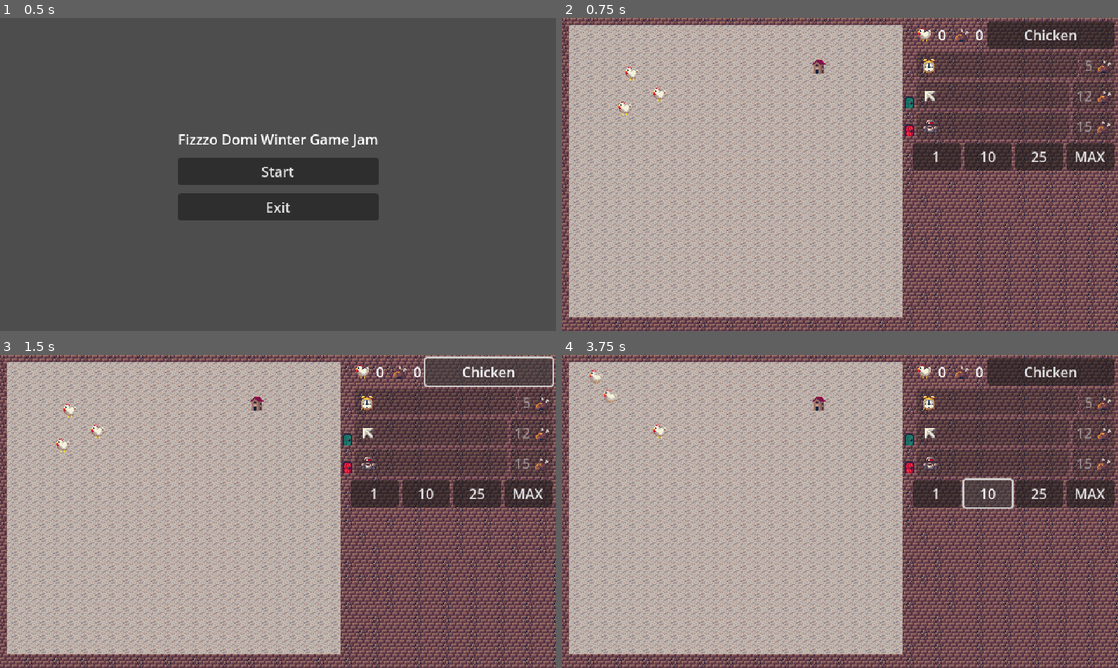
Above: before the commit, frames 1-4 (two rows, left to right).
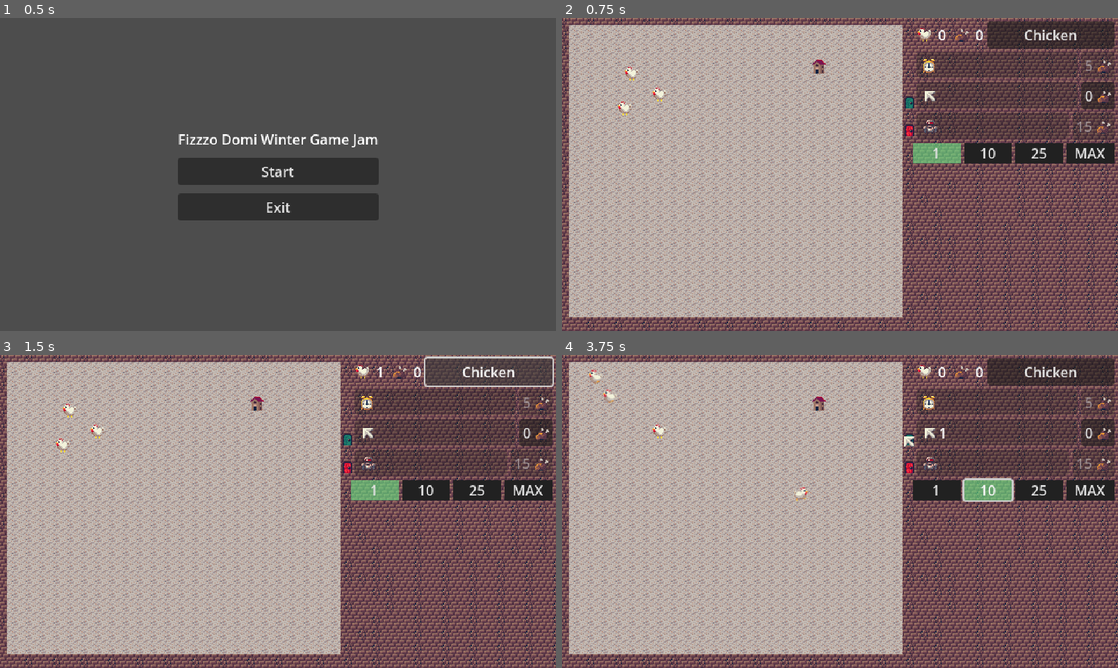
Above: after the commit, the same moments.

Repository: hostdos/WGJ25
Game: Godot game, scene res://scenes/main_menu.tscn
Two runs of this game, one before a commit and one after it. Both use one fixed random seed, a clock stepped at 60 frames per second and the inputs below.
Inputs (mouse positions are in pixels of both pictures, inside the frame that each line leads up to):
- Up to frame 1 (0.5 s): no input
- Up to frame 2 (0.75 s): click "Start" at 0.5 s
- Up to frame 3 (1.5 s): click "Chicken" at 1.25 s
- Up to frame 4 (3.75 s): click "1" at 2 s; click (1095, 433) at 2.75 s, where only the run after the commit has a clickable "0"; click "10" at 3.5 s

Frame 1 is identical in both runs. In frame 2, 3.1% of the frame differs, in the area x 63-100%, y 20-49%; in frame 3, 3.1%; in frame 4, 3.2%, in the area x 41-100%, y 20-50%.
Error before the commit: Parse Error: Identifier "_send_robot" not declared in the current scope. (res://scenes/ui/game_ui.gd:12)

Commit message:
started mouse impl

Diff:
--- /dev/null
+++ b/toy-box-25/scenes/mouse.gd
@@ -0,0 +1 @@
+extends Node2D
--- /dev/null
+++ b/toy-box-25/scenes/mouse.tscn
@@ -0,0 +1,10 @@
+[gd_scene load_steps=3 format=3 uid="uid://cfadbu8mo2qrl"]
+
+[ext_resource type="Texture2D" uid="uid://dyqjeqd4cu3u5" path="res://assets/mouse.png" id="1_5v7j2"]
+[ext_resource type="Script" uid="uid://dqc3uam1hmwsy" path="res://scenes/mouse.gd" id="1_ouscy"]
+
+[node name="Mouse" type="Node2D"]
+script = ExtResource("1_ouscy")
+
+[node name="Sprite2D" type="Sprite2D" parent="."]
+texture = ExtResource("1_5v7j2")
--- /dev/null
+++ b/toy-box-25/scenes/mouse_spawner.gd
@@ -0,0 +1,11 @@
+extends Node
+
+const MOUSE_SCENE = preload("res://scenes/mouse.tscn")
+
+func _ready():
+	GameManager.amount_mice_changed.connect(_spawn_mouse)
+
+func _spawn_mouse(_amount_mice: int):
+	var mouse_scene: Node2D = MOUSE_SCENE.instantiate()
+	mouse_scene.position = Vector2(400, 100)
+	get_tree().current_scene.add_child(mouse_scene)
--- a/toy-box-25/scenes/test_env.tscn
+++ b/toy-box-25/scenes/test_env.tscn
@@ -1,9 +1,10 @@
-[gd_scene load_steps=5 format=4 uid="uid://b67pr70obrbj6"]
+[gd_scene load_steps=6 format=4 uid="uid://b67pr70obrbj6"]
 
 [ext_resource type="TileSet" uid="uid://bn605yer4cb81" path="res://resources/background_tiles.tres" id="1_yl55h"]
 [ext_resource type="PackedScene" uid="uid://dvxf7d48sorna" path="res://scenes/base_chicken.tscn" id="2_kyn1l"]
 [ext_resource type="PackedScene" uid="uid://ds6fi3awl6dqd" path="res://scenes/ChickenCoop.tscn" id="3_po6i2"]
-[ext_resource type="PackedScene" uid="uid://fea272adtggh" path="res://scenes/robot_collect_point.tscn" id="4_wpndf"]
+[ext_resource type="PackedScene" path="res://scenes/robot_collect_point.tscn" id="4_wpndf"]
+[ext_resource type="Script" uid="uid://utmu4i7d8ksy" path="res://scenes/mouse_spawner.gd" id="5_lfx8k"]
 
 [node name="TestEnv" type="Node2D"]
 
@@ -26,3 +27,6 @@
 
 [node name="RobotCollectPoint" parent="." instance=ExtResource("4_wpndf")]
 position = Vector2(400, 128)
+
+[node name="MouseSpawner" type="Node" parent="."]
+script = ExtResource("5_lfx8k")
--- a/toy-box-25/scenes/ui/game_ui.gd
+++ b/toy-box-25/scenes/ui/game_ui.gd
@@ -12,6 +12,9 @@
 	%RobotIdleUpgrade.on_progress_bar_full.connect(_send_robot)
 	%AddChickenButton.pressed.connect(_add_chicken)
 	_init_upgrade_size_buttons()
+
+func _send_robot():
+	pass
 
 func _update_chicken_amount(_new_chickens: int):
 	%AmountChickens.text = str(GameManager.amount_chickens)
--- a/toy-box-25/scenes/ui/game_ui.tscn
+++ b/toy-box-25/scenes/ui/game_ui.tscn
@@ -100,10 +100,11 @@
 layout_mode = 2
 sprite_upgrade = ExtResource("8_yvtb5")
 sprite_spending_currency = ExtResource("9_k7elv")
-base_price = 12
+base_price = 0
 base_interval = 0
 
 [node name="RobotIdleUpgrade" parent="MarginContainer/VBoxContainer" instance=ExtResource("4_fct72")]
+unique_name_in_owner = true
 layout_mode = 2
 sprite_upgrade = ExtResource("9_fftnl")
 sprite_spending_currency = ExtResource("10_bxde6")
Not shown, added: toy-box-25/scenes/mouse.gd.uid
Not shown, added: toy-box-25/scenes/mouse_spawner.gd.uid
